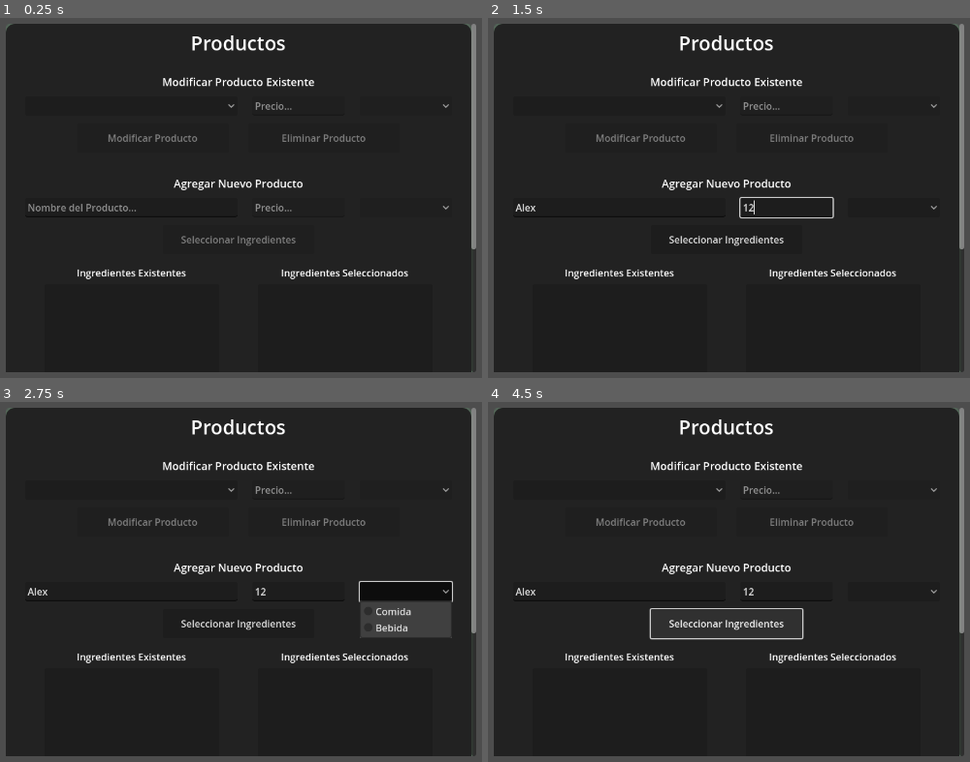
Above: before the commit, frames 1-4 (two rows, left to right).
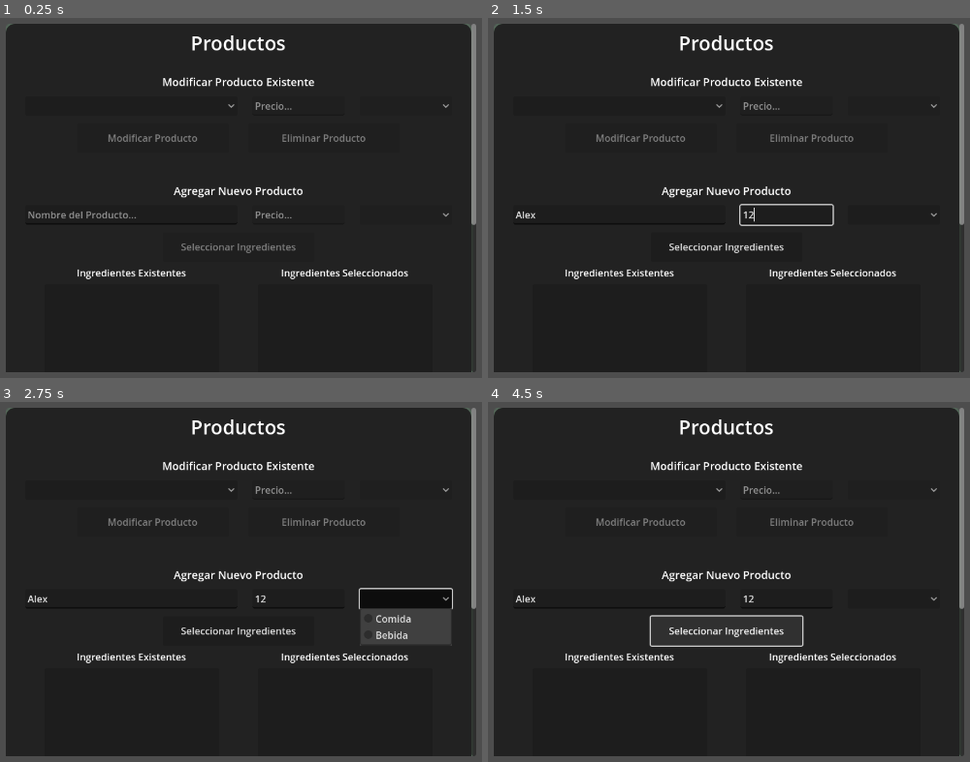
Above: after the commit, the same moments.

Repository: FaArMa/SGG-GDEng
Game: Godot game, scene res://scenes/product_menu_scene/product_menu_scene.tscn
The game is run twice, just before and just after one commit, with the same random seed, the same clock (stepped at 60 frames per second) and the same inputs. This scene is started directly instead of the project's main scene.
Inputs (mouse positions are in pixels of both pictures, inside the frame that each line leads up to; where the layout moved, square brackets give the same spot in the first picture):
- Up to frame 1 (0.25 s): no input
- Up to frame 2 (1.5 s): click (618, 208) at 0.52 s; type "Alex" at 0.6 s; click (786, 208) at 1.27 s; type "12" at 1.35 s
- Up to frame 3 (2.75 s): click (404, 600) [404, 592] at 2 s
- Up to frame 4 (4.5 s): click (892, 600) [892, 592] at 2.75 s; click (618, 488) at 3.5 s; click "Seleccionar Ingredientes" at 4.25 s

The runs differ from the first frame. In frame 1, 1.8% of the frame differs, in the area x 5-99%, y 44-66%; in frame 2, 1.8%; in frame 3, 2.6%, in the area x 5-99%, y 44-68%; in frame 4, 2.1%.

Commit message:
Product Menu: Corregido el scroll para que se vea el botón Salir

Diff:
--- a/SGG/scenes/product_menu_scene/product_menu_scene.tscn
+++ b/SGG/scenes/product_menu_scene/product_menu_scene.tscn
@@ -29,7 +29,7 @@
 vertical_scroll_mode = 2
 
 [node name="Product_Main_Menu_container" type="Control" parent="Product_Menu_Block_Container/Product_Menu_Scroll_Container"]
-custom_minimum_size = Vector2(768, 896)
+custom_minimum_size = Vector2(768, 1008)
 layout_mode = 2
 
 [node name="Product_Menu_Background" type="Panel" parent="Product_Menu_Block_Container/Product_Menu_Scroll_Container/Product_Main_Menu_container"]
@@ -37,7 +37,6 @@
 anchors_preset = 15
 anchor_right = 1.0
 anchor_bottom = 1.0
-offset_bottom = 112.0
 grow_horizontal = 2
 grow_vertical = 2
 theme_override_styles/panel = ExtResource("2_wtat1")
